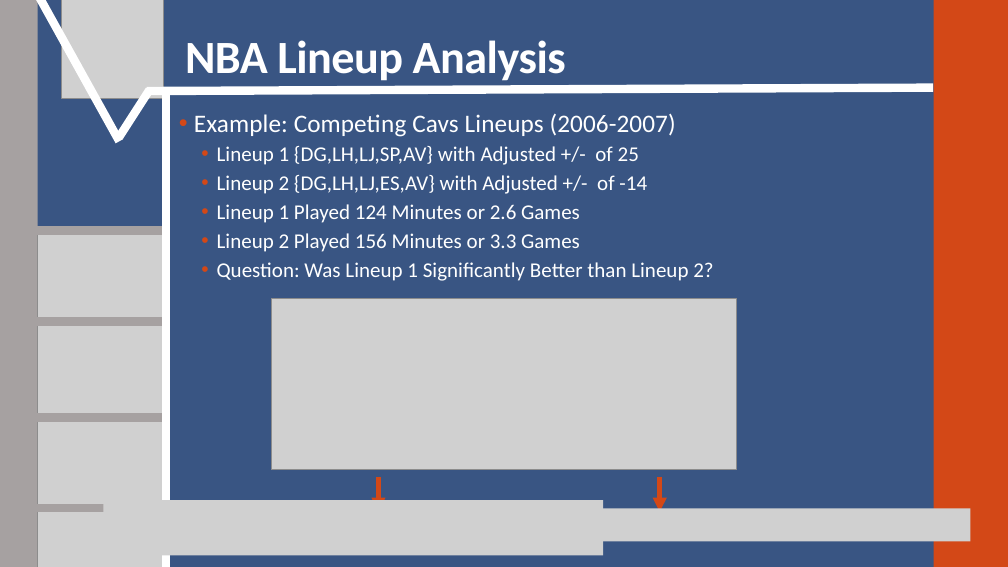
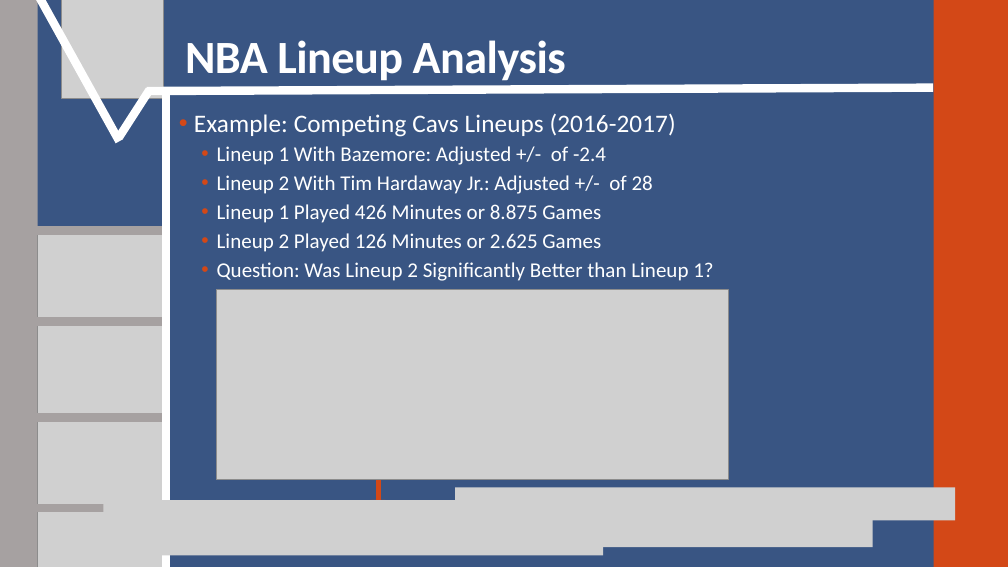
Before and after one commit to SuperMarioGiacomazzo/STOR538_WEBSITE, a slide deck: slide 7 of Slides/Basketball 3/Basketball_3_Lecture.pptx. Drawn at 1008x567 pixels with LibreOffice and Linux fonts; fonts in the diff are those of the drawing; grey boxes stand for pictures. Boxes give left, top, right and bottom in pixels: in the first picture for what was removed or moved away, otherwise in the second. Text is boxed around its words. In the diff, an @@ line names an element or a change of style, - is before the commit and + after.

```diff
--- a/Slides/Basketball 3/Basketball_3_Lecture.pptx
+++ b/Slides/Basketball 3/Basketball_3_Lecture.pptx
@@ text at <box>194,114,713,281</box>: text changed @@
-• Example: Competing Cavs Lineups (2006-2007)
-  • Lineup 1 {DG,LH,LJ,SP,AV} with Adjusted +/- of 25
-  • Lineup 2 {DG,LH,LJ,ES,AV} with Adjusted +/- of -14
-  • Lineup 1 Played 124 Minutes or 2.6 Games
-  • Lineup 2 Played 156 Minutes or 3.3 Games
-  • Question: Was Lineup 1 Significantly Better than Lineup 2?
+• Example: Competing Cavs Lineups (2016-2017)
+  • Lineup 1 With Bazemore: Adjusted +/- of -2.4
+  • Lineup 2 With Tim Hardaway Jr.: Adjusted +/- of 28
+  • Lineup 1 Played 426 Minutes or 8.875 Games
+  • Lineup 2 Played 126 Minutes or 2.625 Games
+  • Question: Was Lineup 2 Significantly Better than Lineup 1?
@@ picture: place and size @@
-picture at <box>271,299,737,470</box>
+picture at <box>216,290,728,479</box>
@@ arrow removed from (660, 477) to (660, 512) @@
@@ picture: place and size @@
-picture at <box>470,508,970,541</box>
+picture at <box>455,488,955,521</box>
@@ picture added at <box>373,514,873,547</box> @@
```
Also in this commit, not shown: 3 other slides changed, 6 other files.
